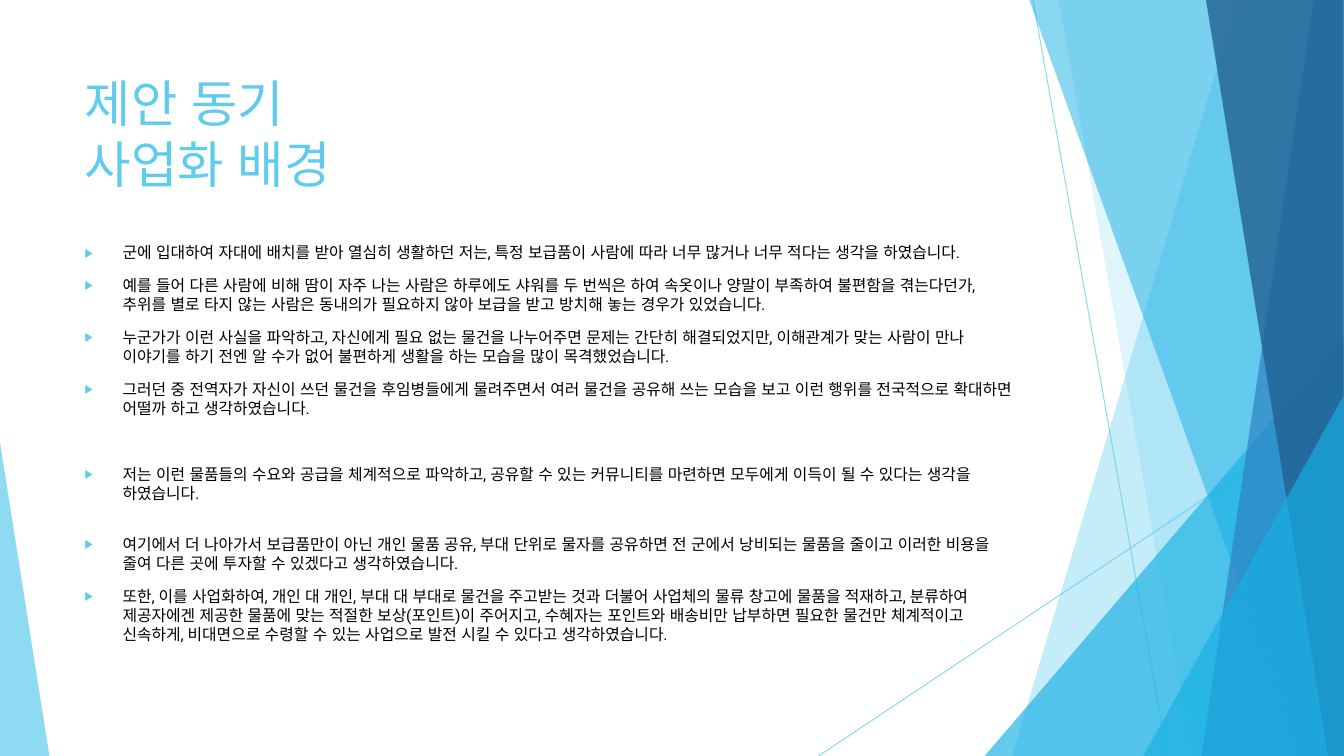
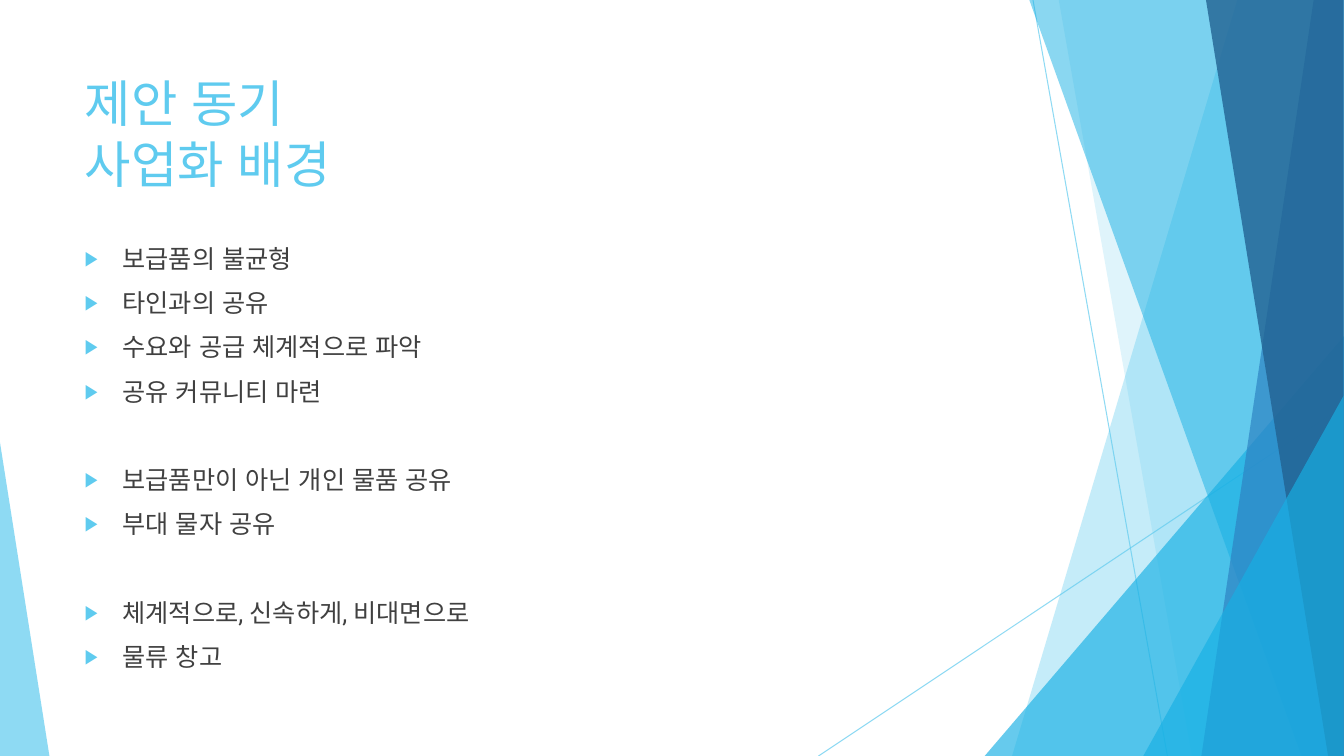
Before and after one commit to DYGames/ict_idea, a slide deck: slide 3 of ict_김도엽.pptx. Drawn at 1344x756 pixels with LibreOffice and Linux fonts; fonts in the diff are those of the drawing. Boxes give left, top, right and bottom in pixels: in the first picture for what was removed or moved away, otherwise in the second. Text is boxed around its words. In the diff, an @@ line names an element or a change of style, - is before the commit and + after.

Commit message:
update ppt

```diff
--- a/ict_김도엽.pptx
+++ b/ict_김도엽.pptx
@@ text at (x1=123, y1=247, x2=470, y2=668): text changed; size 11.2 to 18 pt; text colour #000000 to #404040 @@
-▶ 군에 입대하여 자대에 배치를 받아 열심히 생활하던 저는, 특정 보급품이 사람에 따라 너무 많거나 너무 적다는 생각을 하였습니다.
-▶ 예를 들어 다른 사람에 비해 땀이 자주 나는 사람은 하루에도 샤워를 두 번씩은 하여 속옷이나 양말이 부족하여 불편함을 겪는다던가, 추위를 별로 타지 않는 사람은 동내의가 필요하지 않아 보급을 받고 방치해 놓는 경우가 있었습니다.
-▶ 누군가가 이런 사실을 파악하고, 자신에게 필요 없는 물건을 나누어주면 문제는 간단히 해결되었지만, 이해관계가 맞는 사람이 만나 이야기를 하기 전엔 알 수가 없어 불편하게 생활을 하는 모습을 많이 목격했었습니다.
-▶ 그러던 중 전역자가 자신이 쓰던 물건을 후임병들에게 물려주면서 여러 물건을 공유해 쓰는 모습을 보고 이런 행위를 전국적으로 확대하면 어떨까 하고 생각하였습니다.
-▶ 저는 이런 물품들의 수요와 공급을 체계적으로 파악하고, 공유할 수 있는 커뮤니티를 마련하면 모두에게 이득이 될 수 있다는 생각을 하였습니다.
-▶ 여기에서 더 나아가서 보급품만이 아닌 개인 물품 공유, 부대 단위로 물자를 공유하면 전 군에서 낭비되는 물품을 줄이고 이러한 비용을 줄여 다른 곳에 투자할 수 있겠다고 생각하였습니다.
-▶ 또한, 이를 사업화하여, 개인 대 개인, 부대 대 부대로 물건을 주고받는 것과 더불어 사업체의 물류 창고에 물품을 적재하고, 분류하여 제공자에겐 제공한 물품에 맞는 적절한 보상(포인트)이 주어지고, 수혜자는 포인트와 배송비만 납부하면 필요한 물건만 체계적이고 신속하게, 비대면으로 수령할 수 있는 사업으로 발전 시킬 수 있다고 생각하였습니다.
+▶ 보급품의 불균형
+▶ 타인과의 공유
+▶ 수요와 공급 체계적으로 파악
+▶ 공유 커뮤니티 마련
+▶ 보급품만이 아닌 개인 물품 공유
+▶ 부대 물자 공유
+▶ 체계적으로, 신속하게, 비대면으로
+▶ 물류 창고
```
Also in this commit, not shown: 9 other slides changed, 1 slide removed.
